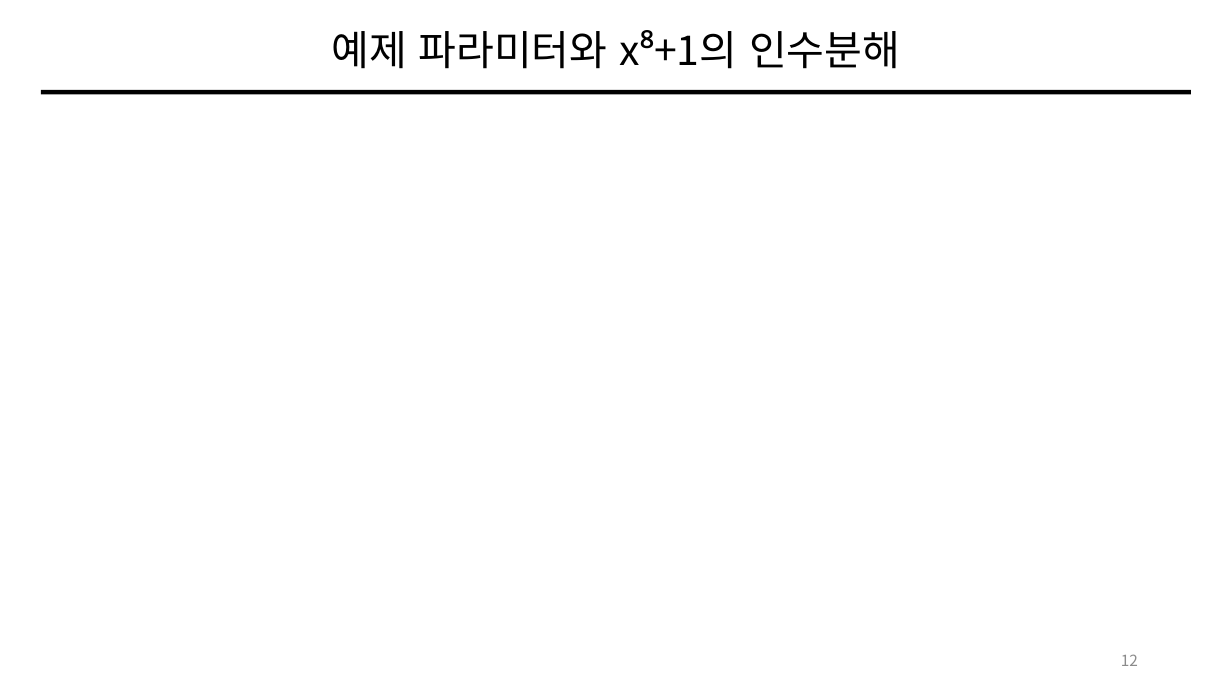
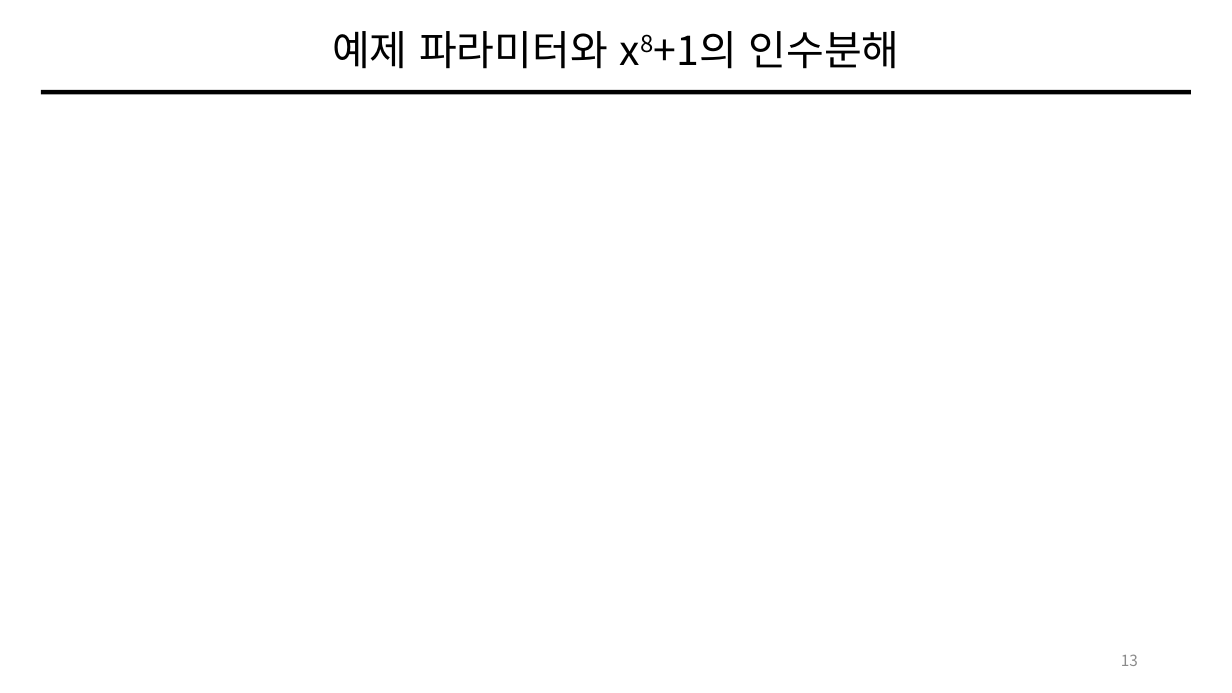
Before and after one commit to giyuubin/PQC, a slide deck: slide 13 of presentation/0828_13_Number-Theoretic-Transform.pptx (slide 12 before the commit). Drawn at 1232x693 pixels with LibreOffice and Linux fonts; fonts in the diff are those of the drawing; grey boxes stand for pictures. Boxes give left, top, right and bottom in pixels: in the first picture for what was removed or moved away, otherwise in the second. Text is boxed around its words. In the diff, an @@ line names an element or a change of style, - is before the commit and + after.

```diff
--- a/presentation/0828_13_Number-Theoretic-Transform.pptx
+++ b/presentation/0828_13_Number-Theoretic-Transform.pptx
@@ title at (332, 31, 899, 69): text changed @@
-예제 파라미터와 x⁸+1의 인수분해
+예제 파라미터와 x8+1의 인수분해
@@ page number at (1121, 654, 1138, 666): text changed @@
-12
+13
```
Also in this commit, not shown: 32 other slides changed, 9 slides added.
